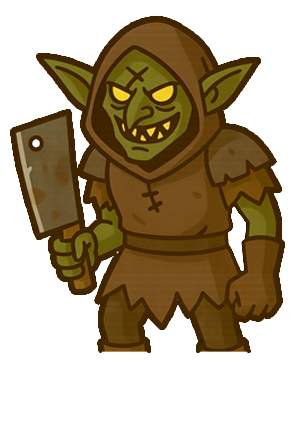
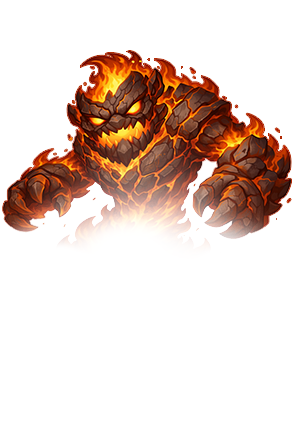
Layered file, before and after one edit (294 × 425). Changes by layer:
hid "Lager 4" over left=11, top=17, right=284, bottom=352
added layer "Fire2" above "Fire2 kopiera" over left=2, top=50, right=292, bottom=274
added layer "Fire2 kopiera" above "Boss_Stone_Golem" over left=3, top=51, right=291, bottom=278
hid "Lager 2" over left=11, top=17, right=284, bottom=352